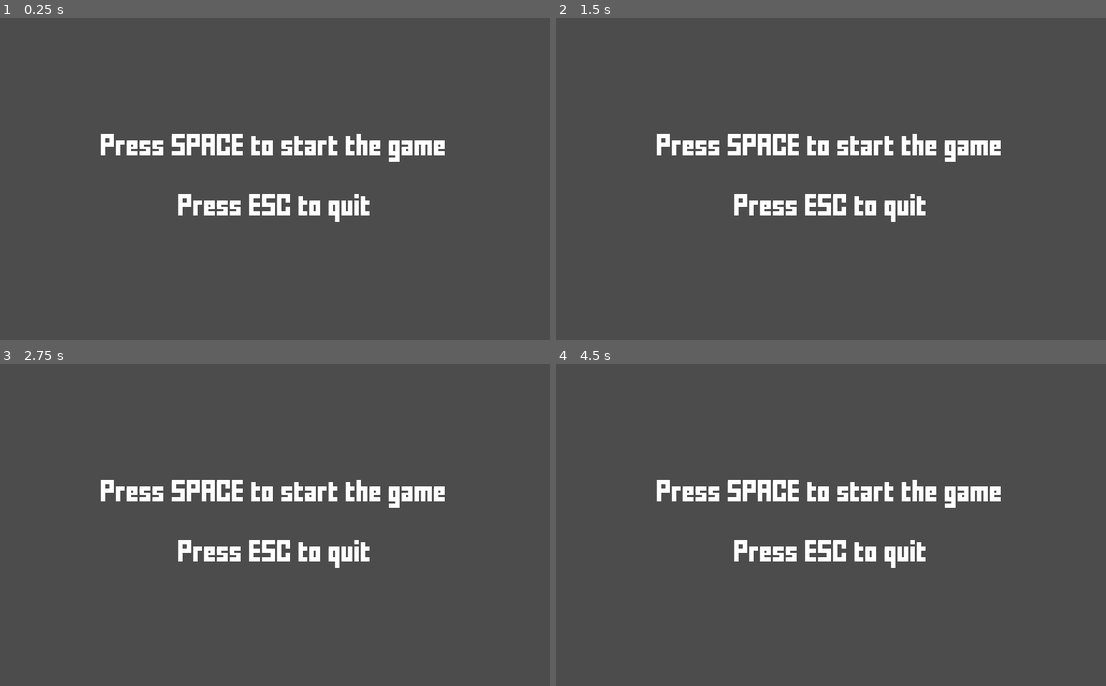
Above: before the commit, frames 1-4 (two rows, left to right).
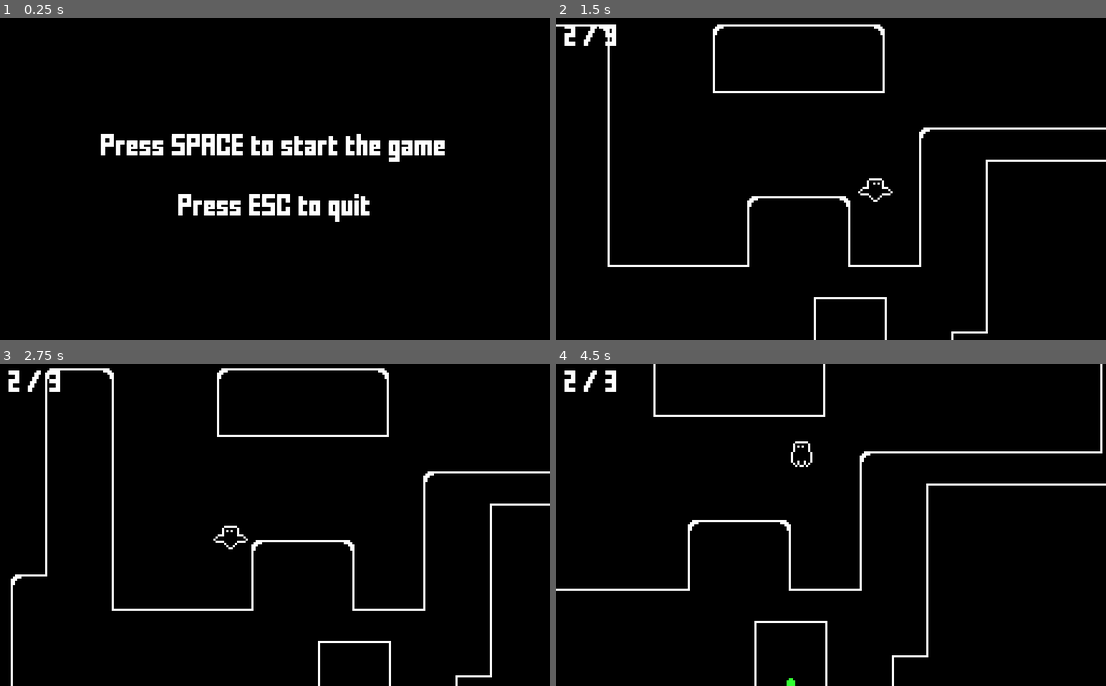
Above: after the commit, the same moments.

Repository: kylehorton33/1bit-platformer
Game: Godot game, scene res://src/Main.tscn
Two runs of this game, one before a commit and one after it. Both use one fixed random seed, a clock stepped at 60 frames per second and the inputs below.
Inputs:
- Up to frame 1 (0.25 s): no input
- Up to frame 2 (1.5 s): tap Space (jump) at 0.5, 0.77, 1.25 s; hold Enter (ui_accept) 0.53-1.28 s; hold Right (ui_right) from 0.53 s (still down); tap Enter (ui_accept) at 1.35 s
- Up to frame 3 (2.75 s): tap Space (jump) at 1.52, 2 s; release Right (ui_right) at 2.03 s; hold Left (ui_left) from 2.03 s (still down); hold Enter (ui_accept) from 2.03 s (still down)
- Up to frame 4 (4.5 s): tap Space (jump) at 2.75, 3.02, 3.5, 3.77, 4.25 s; release Left (ui_left) at 2.78 s; release Enter (ui_accept) at 2.78 s; hold Right (ui_right) 2.78-4.28 s; tap Enter (ui_accept) at 2.85, 4.35 s; hold Enter (ui_accept) 3.53-4.28 s; hold Left (ui_left) from 4.28 s (still down)

The runs differ from the first frame. In frame 1, 97% of the frame differs, in the area x 0-100%, y 0-100%; in frame 2, 100%; in frame 3, 100%; in frame 4, 100%.
Error before the commit: Parse Error: Constant "World" shadows a native class. (res://src/Main.gd:3)

Commit message:
win contion

Diff:
--- a/src/Main.gd
+++ b/src/Main.gd
@@ -1,15 +1,16 @@
 extends Node
 
-const World = preload("res://src/World.tscn")
+const GameWorld = preload("res://src/World.tscn")
+const FullScreenMessage = preload("res://src/UI/FullScreenMessage.tscn")
 const GameUI = preload("res://src/UI/GameUI.tscn")
 
 onready var ui = $UI
-onready var welcome_message = $UI/FullScreenMessage
 
 var world = null
 
 func _ready():
 	VisualServer.set_default_clear_color(Color(0,0,0))
+	welcome_message()
 
 func _input(event):
 	if event.is_action_pressed("ui_cancel"):
@@ -17,13 +18,18 @@
 	if !world && event.is_action_pressed("ui_accept"):
 		start_game()
 
+func welcome_message():
+	var welcome_message = FullScreenMessage.instance()
+	ui.add_child(welcome_message)
+	welcome_message.text = "Press SPACE to start the game\n\nPress ESC to quit"
+
 func start_game():
-	welcome_message.queue_free()
+	delete_children(ui)
 	create_world()
 	start_game_ui()
 
 func create_world():
-	world = World.instance()
+	world = GameWorld.instance()
 	get_tree().current_scene.add_child(world)
 	get_tree().current_scene.move_child(world, 0)
 
@@ -32,5 +38,21 @@
 	ui.add_child(game_ui)
 	var collectibles = get_tree().get_nodes_in_group("collectibles")
 	game_ui.total_collectibles = collectibles.size()
+	game_ui.connect("collected_all", self, "on_win")
 	for collectible in collectibles:
 		collectible.connect("collected", game_ui, "on_collected")
+
+func delete_children(node):
+	for n in node.get_children():
+		n.queue_free()
+
+func on_win():
+	get_tree().current_scene.remove_child(world)
+	world = null
+	delete_children(ui)
+	win_message()
+
+func win_message():
+	var welcome_message = FullScreenMessage.instance()
+	ui.add_child(welcome_message)
+	welcome_message.text = "YOU WIN!\n\nPress SPACE to start the game\n\nPress ESC to quit"
--- /dev/null
+++ b/src/UI/FullScreenMessage.gd
@@ -0,0 +1,9 @@
+extends Control
+
+onready var label = $VBoxContainer/Label
+
+var text = "default" setget udpate_text
+
+func udpate_text(value):
+	text = value
+	label.text = text
--- a/src/UI/FullScreenMessage.tscn
+++ b/src/UI/FullScreenMessage.tscn
@@ -1,11 +1,13 @@
-[gd_scene load_steps=2 format=2]
+[gd_scene load_steps=3 format=2]
 
 [ext_resource path="res://src/UI/main_theme.tres" type="Theme" id=1]
+[ext_resource path="res://src/UI/FullScreenMessage.gd" type="Script" id=2]
 
 [node name="FullScreenMessage" type="Control"]
 anchor_right = 1.0
 anchor_bottom = 1.0
 theme = ExtResource( 1 )
+script = ExtResource( 2 )
 
 [node name="VBoxContainer" type="VBoxContainer" parent="."]
 anchor_right = 1.0
@@ -15,10 +17,7 @@
 alignment = 1
 
 [node name="Label" type="Label" parent="VBoxContainer"]
-margin_top = 55.0
+margin_top = 69.0
 margin_right = 256.0
-margin_bottom = 94.0
-text = "Press SPACE to start the game
-
-Press ESC to quit"
+margin_bottom = 80.0
 align = 1
--- a/src/UI/GameUI.gd
+++ b/src/UI/GameUI.gd
@@ -4,6 +4,8 @@
 
 var collected = 0 setget update_collected
 var total_collectibles = 1 setget update_total_collectibles
+
+signal collected_all
 
 func update_total_collectibles(value):
 	total_collectibles = value
@@ -18,3 +20,5 @@
 
 func update_label():
 	label.text = str(collected) + " / " + str(total_collectibles)
+	if (collected >= total_collectibles):
+		emit_signal("collected_all")
